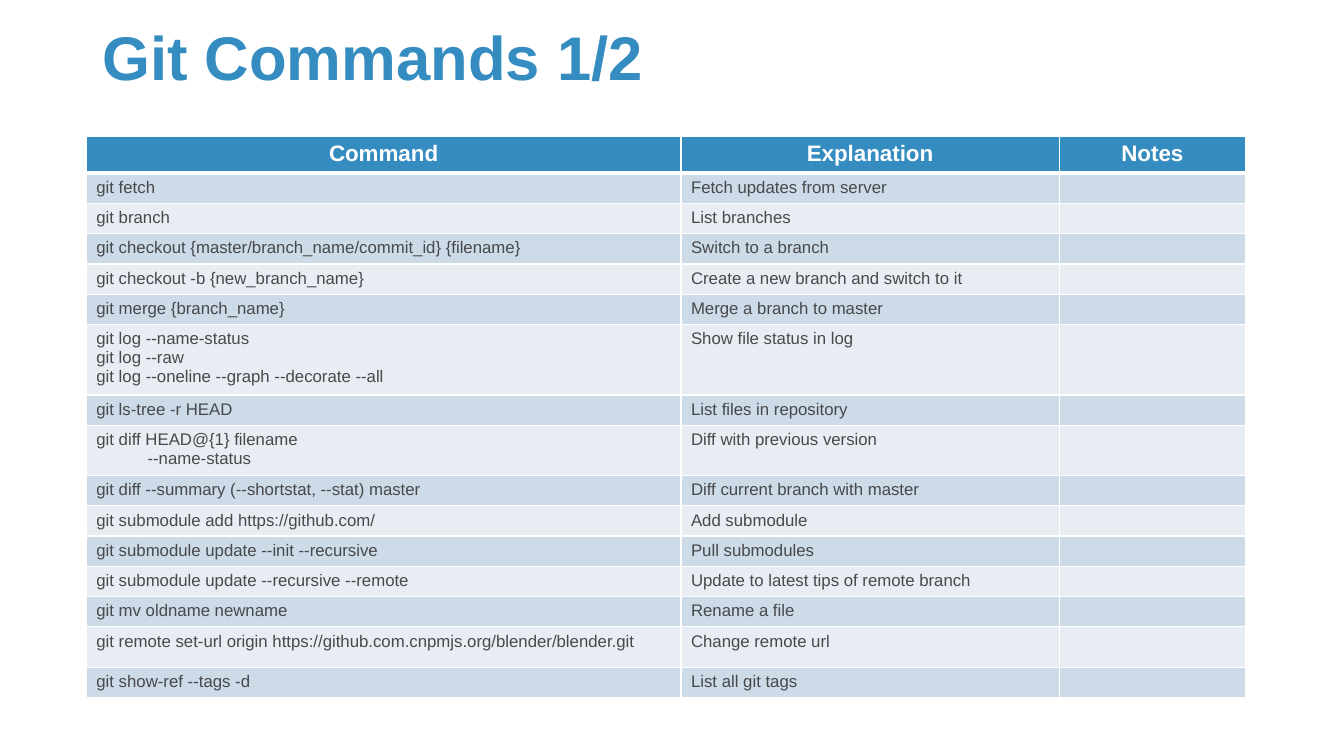
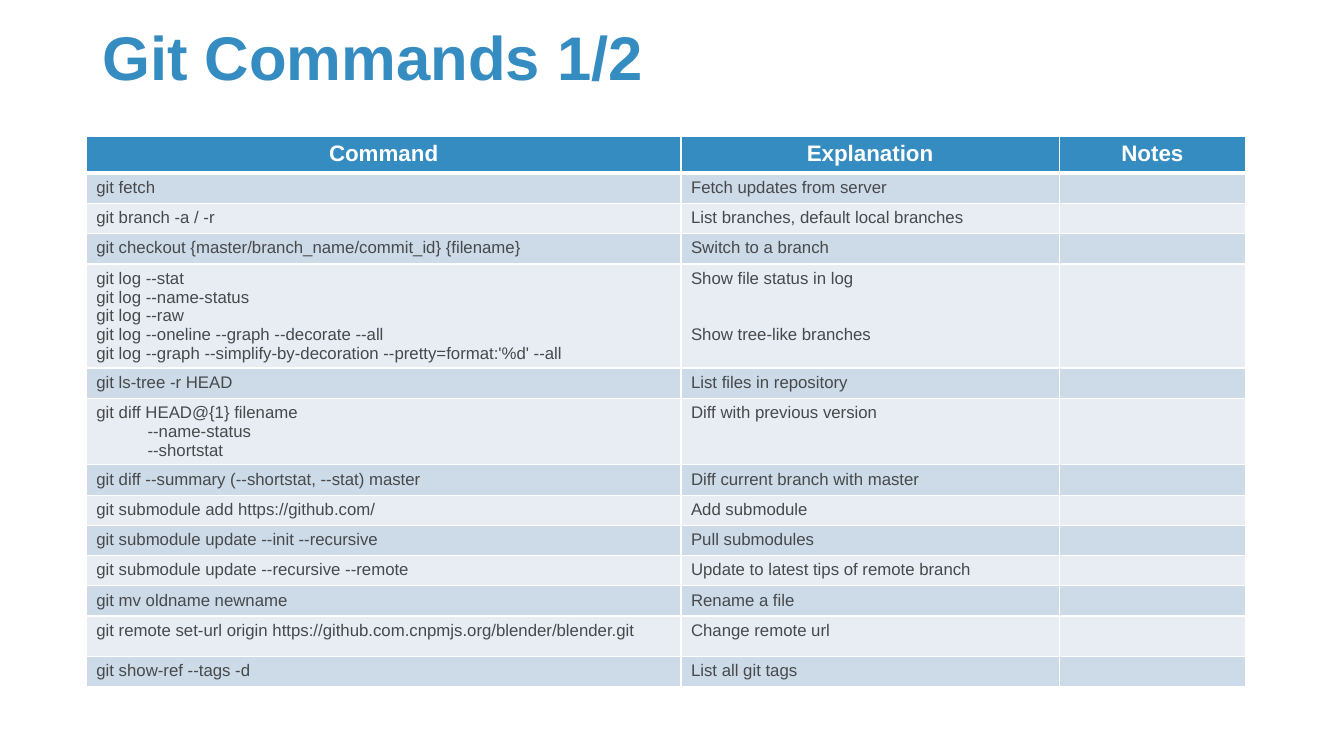
Before and after one commit to Sparks-Lu/TechNotes, a slide deck: slide 17 of Linux/Linux_Notes.pptx (slide 16 before the commit). Drawn at 1344x756 pixels with LibreOffice and Linux fonts; fonts in the diff are those of the drawing; background and template pictures are left out. Boxes give left, top, right and bottom in pixels: in the first picture for what was removed or moved away, otherwise in the second. Text is boxed around its words. In the diff, an @@ line names an element or a change of style, - is before the commit and + after.

```diff
--- a/Linux/Linux_Notes.pptx
+++ b/Linux/Linux_Notes.pptx
@@ table at [87,136,1246,698] @@
-row 3, column 1: git branch
+row 3, column 1: git branch -a / -r
-row 3, column 2: List branches
+row 3, column 2: List branches, default local branches
-row 5: git checkout -b {new_branch_name} | Create a new branch and switch to it | 
-row 6: git merge {branch_name} | Merge a branch to master | 
-row 7: git log --name-status / git log --raw / git log --oneline --graph --decorate --all | Show file status in log | 
+row 5: git log --stat / git log --name-status / git log --raw / git log --oneline --graph --decorate --all / git log --graph --simplify-by-decoration --pretty=format:'%d' --all | Show file status in log / Show tree-like branches | 
-row 7, column 1: git diff HEAD@{1} filename / --name-status
+row 7, column 1: git diff HEAD@{1} filename / --name-status / --shortstat
```
Also in this commit, not shown: 5 other slides changed, 10 slides added, 1 other file.
